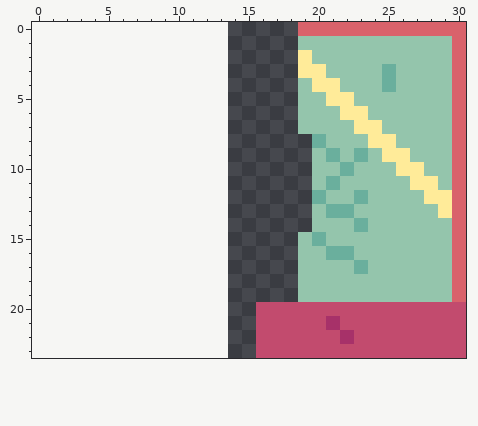
Two states of a pixel-art sprite, images/fenetre_cote.png. The picture above is the old version.
The file is 20x30 pixels. The old version is drawn lined up with the new one, on the new canvas.
The same view after the edit:
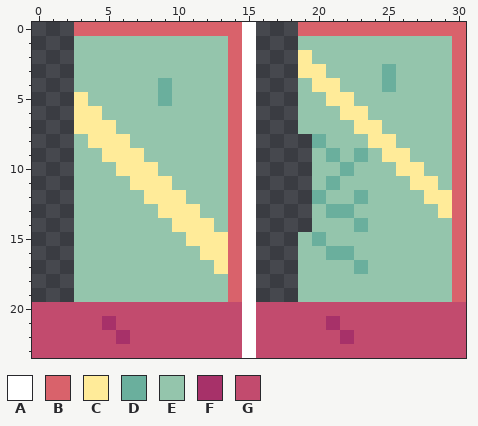
Palette (. is transparent): A #ffffff  B #d9626b  C #ffeb99  D #6aaf9d  E #94c5ac  F #a73169  G #c24b6e
Change:
canvas 20x30 -> 31x24, the old top-left corner now at 14,-5 (the part of the old canvas that was cut away was empty and is not shown)
Colour A is added in rows 0 to 23 at x 15.
Colour B is added in row 0 at x 3 to 14; in rows 1 to 19 at x 14.
Colour C is added in row 5 at x 3; in row 6 at x 3 to 4; in row 7 at x 3 to 5; in row 8 at x 4 to 6; in row 9 at x 5 to 7; in row 10 at x 6 to 8.
Colour C is added in row 11 at x 7 to 9; in row 12 at x 8 to 10; in row 13 at x 9 to 11; in row 14 at x 10 to 12; in row 15 at x 11 to 13; in row 16 at x 12 to 13.
Colour C is added in row 17 at x 13.
Colour D is added in rows 4 to 5 at x 9.
Colour E is added in rows 1 to 3 at x 3 to 13; in row 4 at x 3 to 8 and 10 to 13; in row 5 at x 4 to 8 and 10 to 13; in row 6 at x 5 to 13; in row 7 at x 6 to 13; in row 8 at x 3 and 7 to 13.
Colour E is added in row 9 at x 3 to 4 and 8 to 13; in row 10 at x 3 to 5 and 9 to 13; in row 11 at x 3 to 6 and 10 to 13; in row 12 at x 3 to 7 and 11 to 13; in row 13 at x 3 to 8 and 12 to 13; in row 14 at x 3 to 9 and 13.
Colour E is added in row 15 at x 3 to 10; in row 16 at x 3 to 11; in row 17 at x 3 to 12; in rows 18 to 19 at x 3 to 13.
Colour F is added in row 21 at x 5; in row 22 at x 6.
Colour G is added in row 20 at x 0 to 14; in row 21 at x 0 to 4 and 6 to 14; in row 22 at x 0 to 5 and 7 to 14; in row 23 at x 0 to 14.
